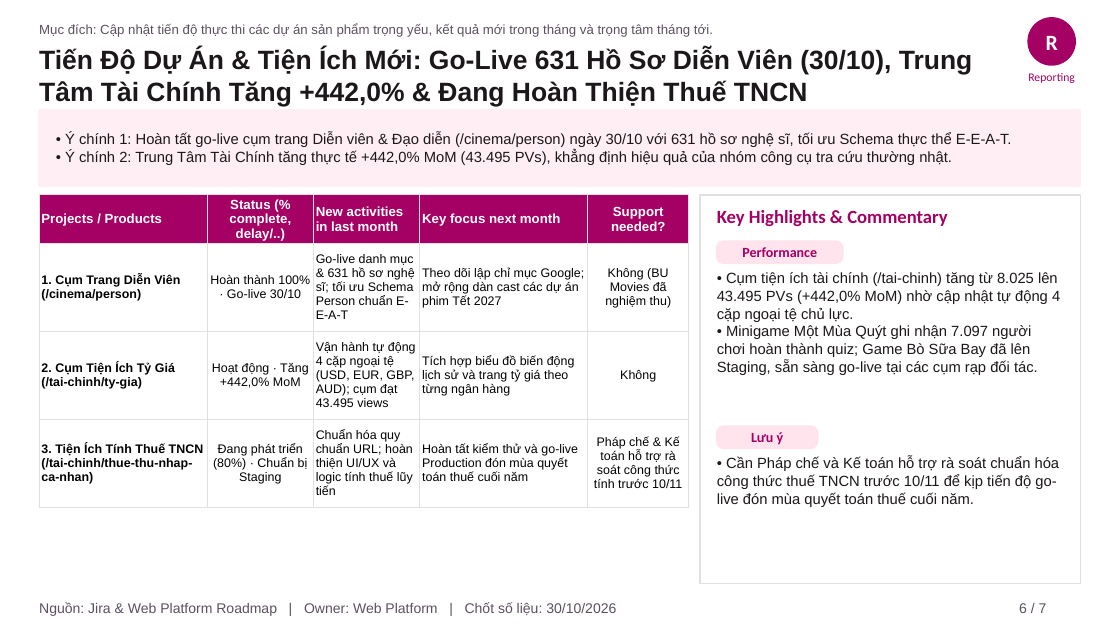
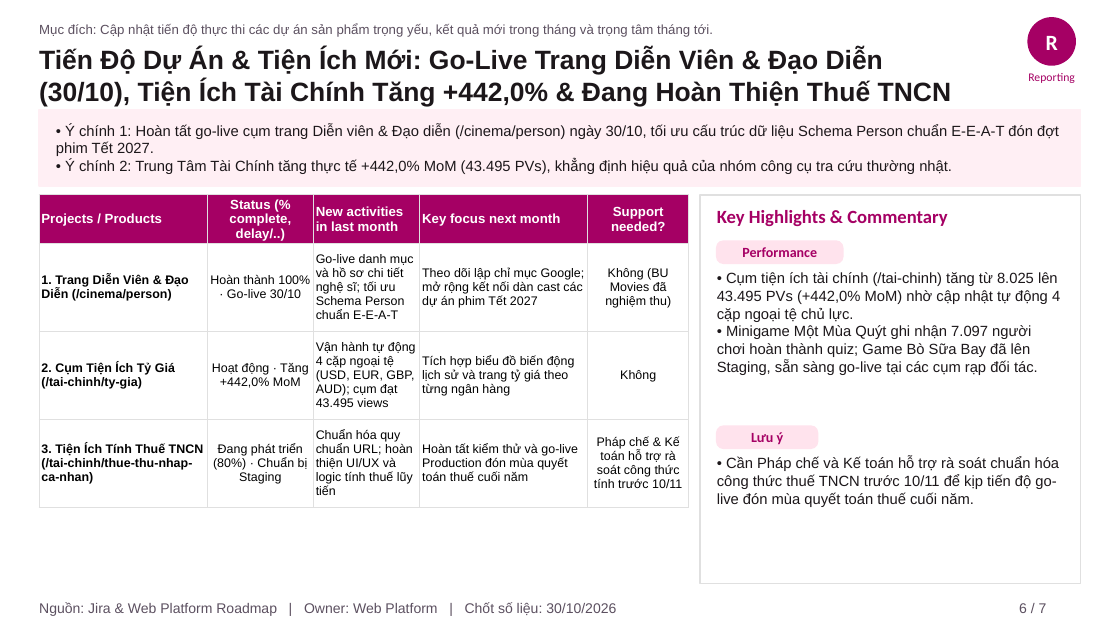
Before and after one commit to stormhoang/hienho-knowledgebase, a slide deck: slide 6 of 07_REPORTS/docs/presentations/Web_Platform_Thang_10_2026_Monthly_Report.pptx. Drawn at 1120x630 pixels with LibreOffice and Linux fonts; fonts in the diff are those of the drawing. Boxes give left, top, right and bottom in pixels: in the first picture for what was removed or moved away, otherwise in the second. Text is boxed around its words. In the diff, an @@ line names an element or a change of style, - is before the commit and + after.

```diff
--- a/07_REPORTS/docs/presentations/Web_Platform_Thang_10_2026_Monthly_Report.pptx
+++ b/07_REPORTS/docs/presentations/Web_Platform_Thang_10_2026_Monthly_Report.pptx
@@ text at <box>39,49,952,107</box>: text changed @@
-Tiến Độ Dự Án & Tiện Ích Mới: Go-Live 631 Hồ Sơ Diễn Viên (30/10), Trung Tâm Tài Chính Tăng +442,0% & Đang Hoàn Thiện Thuế TNCN
+Tiến Độ Dự Án & Tiện Ích Mới: Go-Live Trang Diễn Viên & Đạo Diễn (30/10), Tiện Ích Tài Chính Tăng +442,0% & Đang Hoàn Thiện Thuế TNCN
@@ text at <box>56,124,1059,156</box>: text changed @@
-• Ý chính 1: Hoàn tất go-live cụm trang Diễn viên & Đạo diễn (/cinema/person) ngày 30/10 với 631 hồ sơ nghệ sĩ, tối ưu Schema thực thể E-E-A-T.
+• Ý chính 1: Hoàn tất go-live cụm trang Diễn viên & Đạo diễn (/cinema/person) ngày 30/10, tối ưu cấu trúc dữ liệu Schema Person chuẩn E-E-A-T đón đợt phim Tết 2027.
@@ table at <box>39,195,689,515</box> @@
-row 2: 1. Cụm Trang Diễn Viên (/cinema/person) | Hoàn thành 100% · Go-live 30/10 | Go-live danh mục & 631 hồ sơ nghệ sĩ; tối ưu Schema Person chuẩn E-E-A-T | Theo dõi lập chỉ mục Google; mở rộng dàn cast các dự án phim Tết 2027 | Không (BU Movies đã nghiệm thu)
+row 2: 1. Trang Diễn Viên & Đạo Diễn (/cinema/person) | Hoàn thành 100% · Go-live 30/10 | Go-live danh mục và hồ sơ chi tiết nghệ sĩ; tối ưu Schema Person chuẩn E-E-A-T | Theo dõi lập chỉ mục Google; mở rộng kết nối dàn cast các dự án phim Tết 2027 | Không (BU Movies đã nghiệm thu)
```
Also in this commit, not shown: 3 other slides changed, 1 other file.
